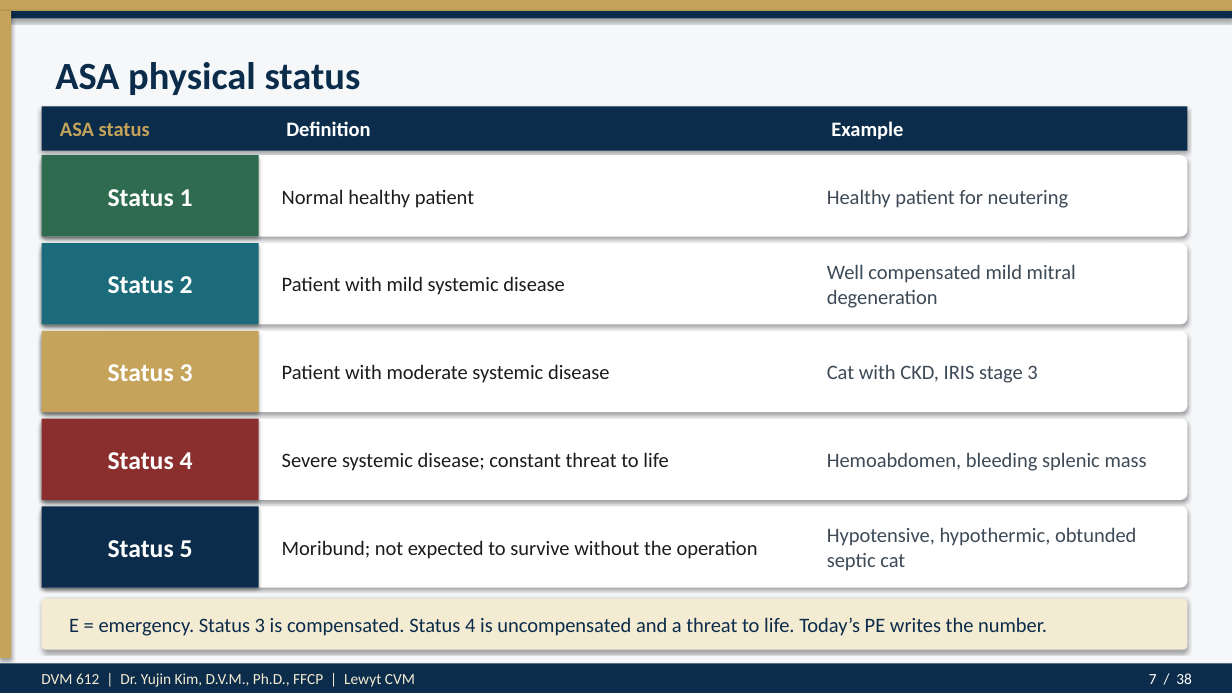
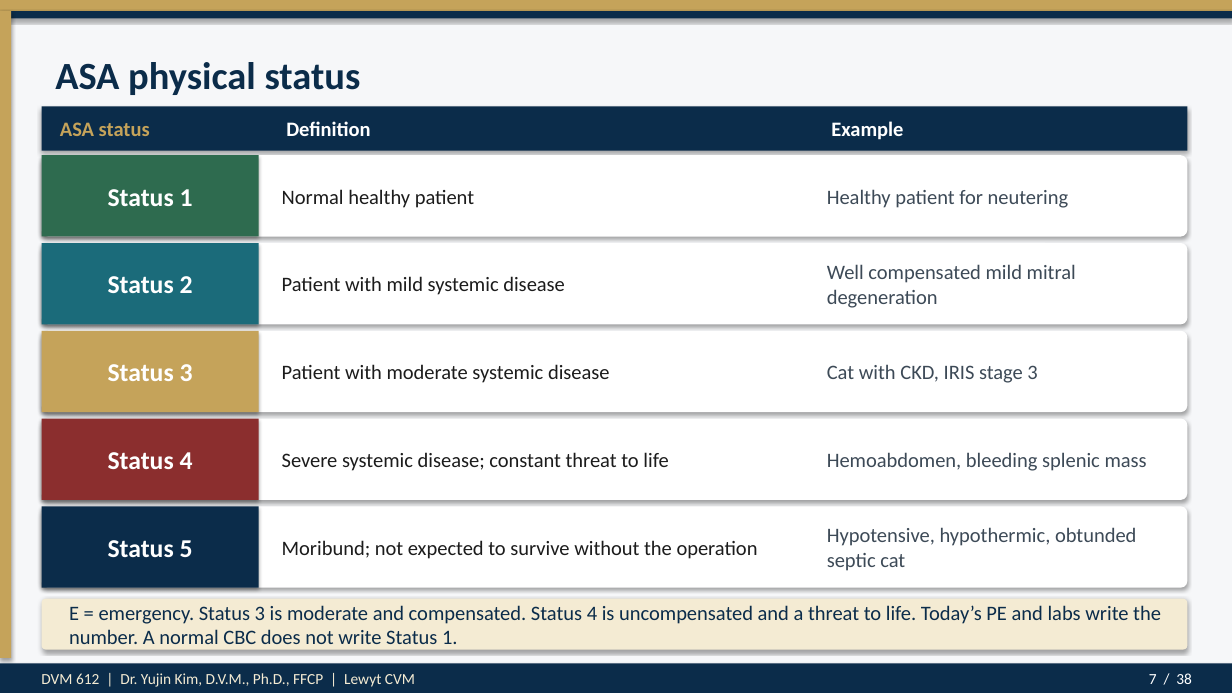
Before and after one commit to drkimvet/happycare, a slide deck: slide 7 of lectures/DVM-612_Week4_Preop_PatientPrep_Postop.pptx. Drawn at 1232x693 pixels with LibreOffice and Linux fonts; fonts in the diff are those of the drawing. Boxes give left, top, right and bottom in pixels: in the first picture for what was removed or moved away, otherwise in the second. Text is boxed around its words. In the diff, an @@ line names an element or a change of style, - is before the commit and + after.

```diff
--- a/lectures/DVM-612_Week4_Preop_PatientPrep_Postop.pptx
+++ b/lectures/DVM-612_Week4_Preop_PatientPrep_Postop.pptx
@@ text at bbox=[69, 605, 1161, 644]: text changed @@
-E = emergency. Status 3 is compensated. Status 4 is uncompensated and a threat to life. Today’s PE writes the number.
+E = emergency. Status 3 is moderate and compensated. Status 4 is uncompensated and a threat to life. Today’s PE and labs write the number. A normal CBC does not write Status 1.
```
Also in this commit, not shown: 6 other slides changed, 1 slide added, 1 slide removed, 4 other files.
